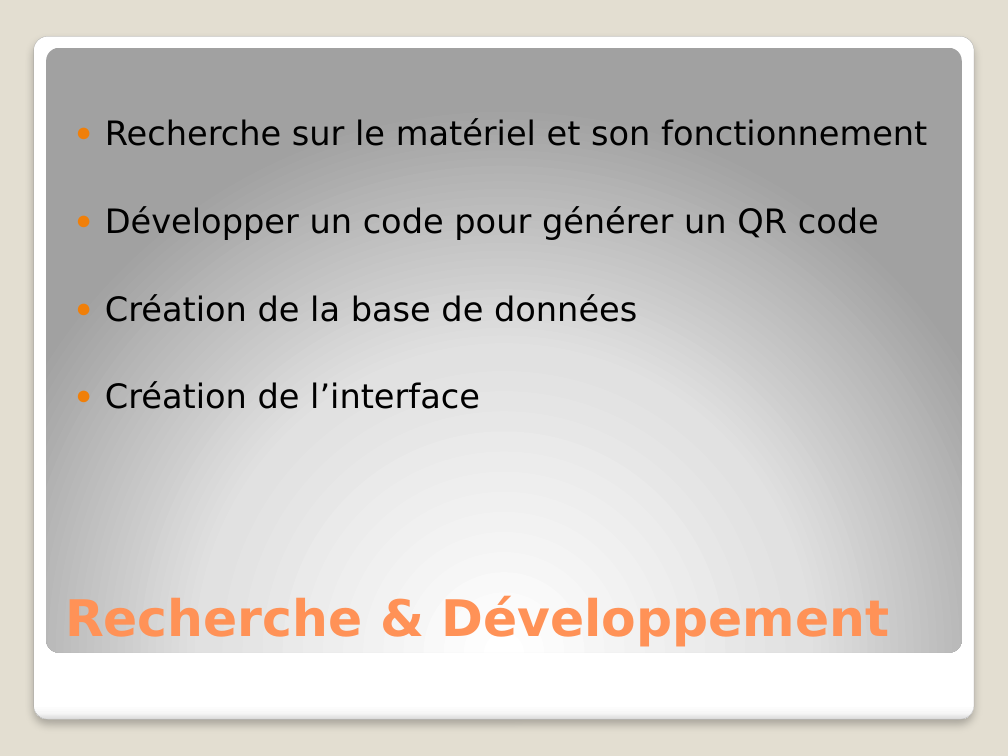
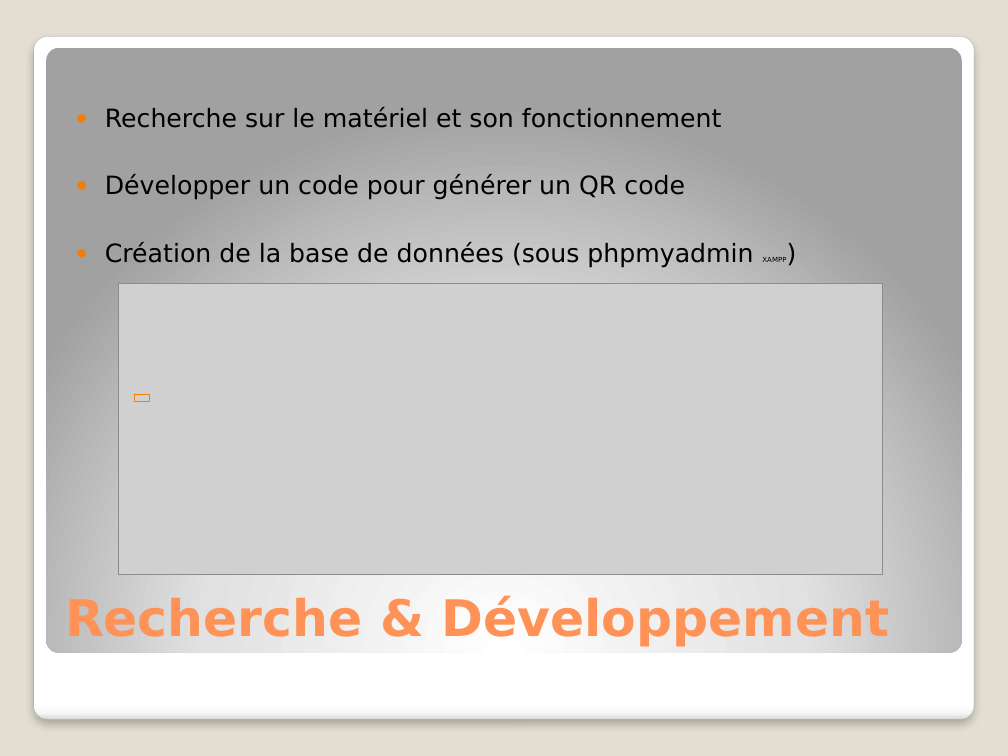
Before and after one commit to Aakash2001/ProjetScanner, a slide deck: slide 4 of Mini projet Scan/PPT/Scanner.pptx. Drawn at 1008x756 pixels with LibreOffice and Linux fonts; fonts in the diff are those of the drawing; grey boxes stand for pictures. Boxes give left, top, right and bottom in pixels: in the first picture for what was removed or moved away, otherwise in the second. Text is boxed around its words. In the diff, an @@ line names an element or a change of style, - is before the commit and + after.

```diff
--- a/Mini projet Scan/PPT/Scanner.pptx
+++ b/Mini projet Scan/PPT/Scanner.pptx
@@ text at (105, 107, 722, 200): size 24 to 18 pt in "Recherche sur le matériel et son fonctionnement", "Développer un code pour générer un QR ..." @@
@@ text at (105, 242, 786, 268): text changed; size 24 to 18 pt @@
-● Création de la base de données
-● Création de l’interface
+● Création de la base de données (sous phpmyadmin XAMPP)
@@ picture added at (118, 283, 882, 575) @@
@@ rectangle added at (134, 394, 150, 402), outline #F07F09 0.25 pt @@
```
Also in this commit, not shown: 3 other slides changed, 3 slides added, 2 other files.
